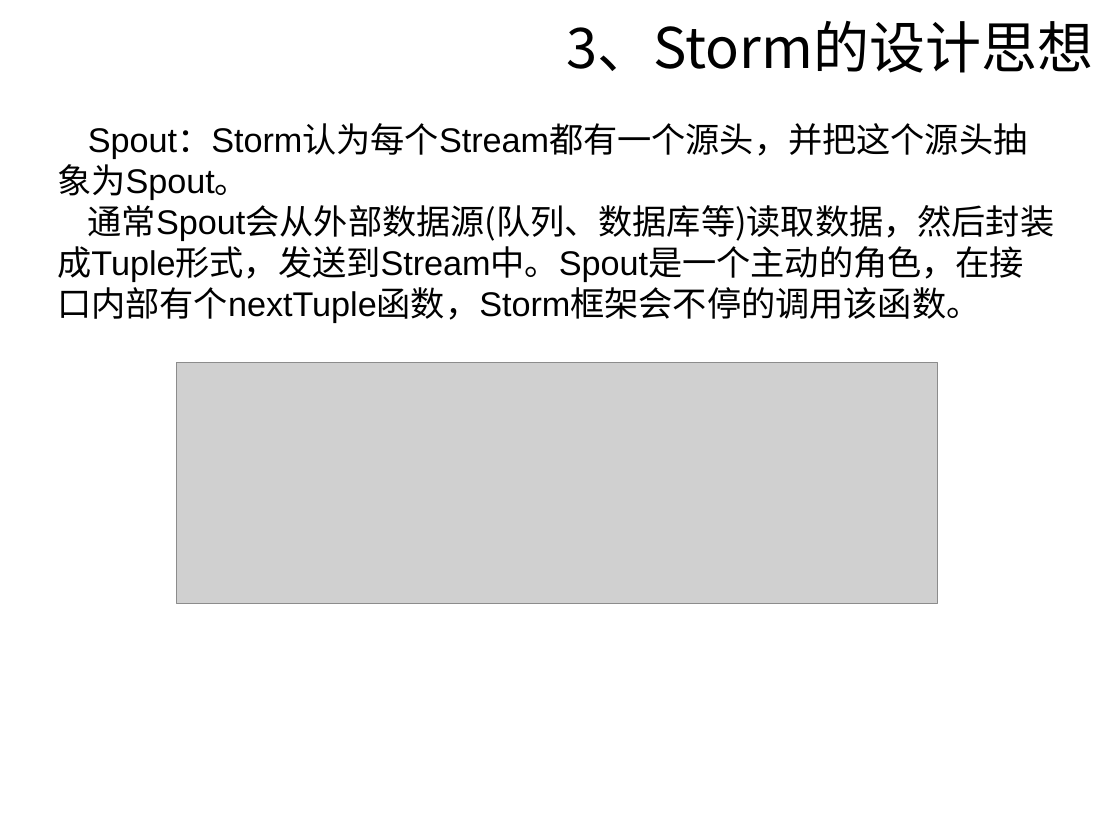
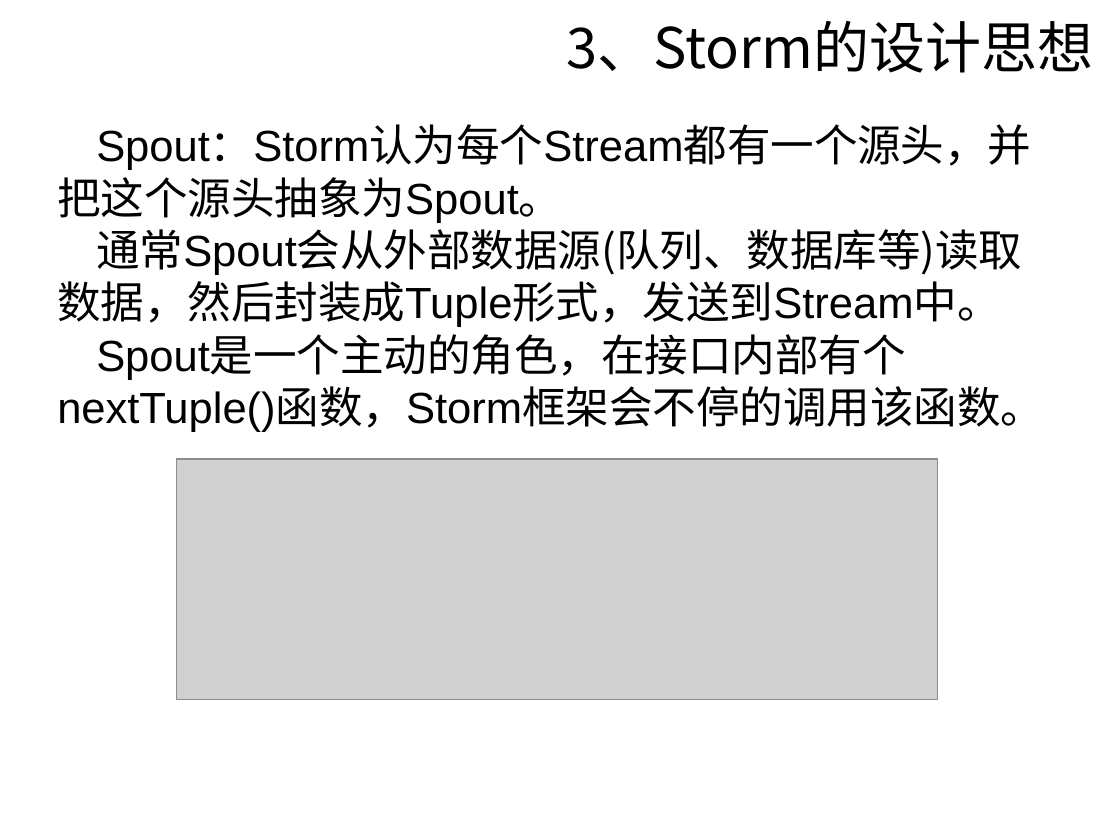
Before and after one commit to sunyisgithub/Git, a slide deck: slide 16 of Storm.ppt (slide 19 before the commit). Drawn at 1120x840 pixels with LibreOffice and Linux fonts; fonts in the diff are those of the drawing; grey boxes stand for pictures; background and template pictures are left out. Boxes give left, top, right and bottom in pixels: in the first picture for what was removed or moved away, otherwise in the second. Text is boxed around its words. In the diff, an @@ line names an element or a change of style, - is before the commit and + after.

```diff
--- a/Storm.ppt
+++ b/Storm.ppt
@@ text at (57,126,1031,223): size 22 to 28 pt in "Spout：Storm认为每个Stream都有一个源头，并把这个源头抽象为Spout。" @@
@@ text at (57,222,1044,432): text changed; size 22 to 28 pt @@
-通常Spout会从外部数据源(队列、数据库等)读取数据，然后封装成Tuple形式，发送到Stream中。Spout是一个主动的角色，在接口内部有个nextTuple函数，Storm框架会不停的调用该函数。
+通常Spout会从外部数据源(队列、数据库等)读取数据，然后封装成Tuple形式，发送到Stream中。
+Spout是一个主动的角色，在接口内部有个nextTuple()函数，Storm框架会不停的调用该函数。
@@ picture: place and size @@
-picture at (176,363,937,604)
+picture at (176,459,937,700)
```
Also in this commit, not shown: 23 other slides changed, 20 slides added, 13 slides removed.
